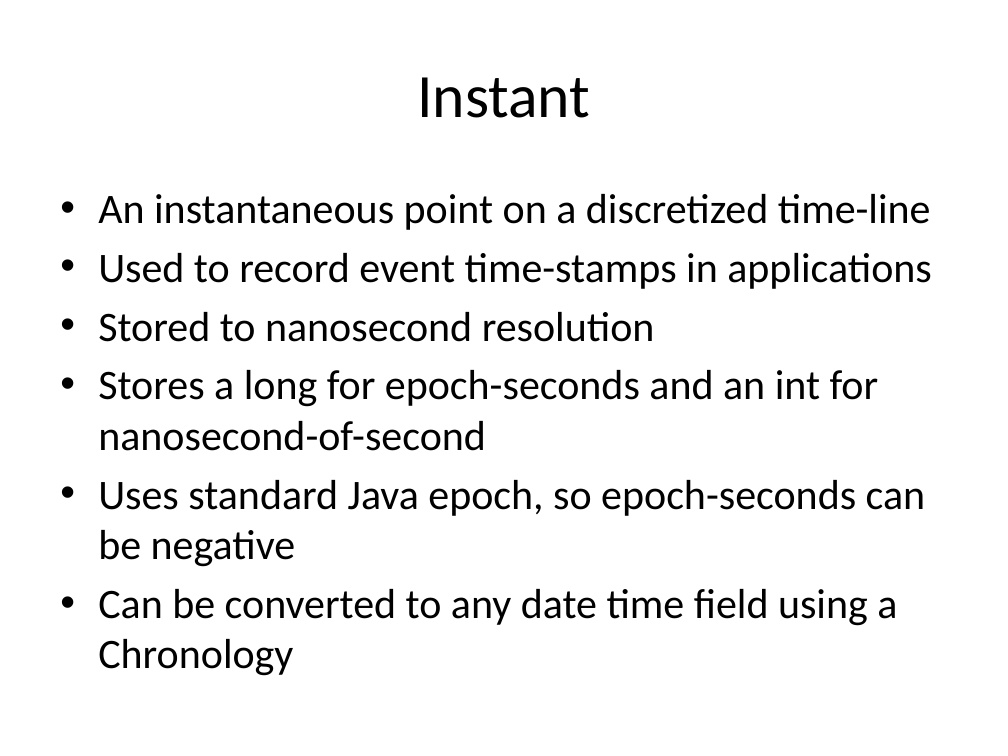
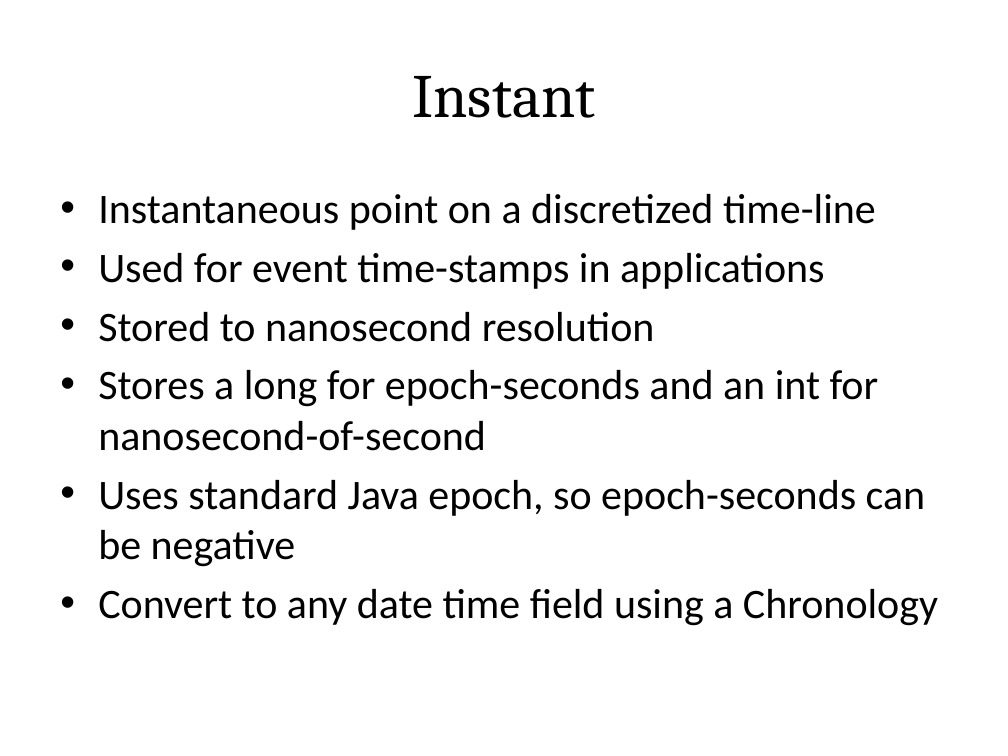
Before and after one commit to sualeh/make-a-date, a slide deck: slide 24 of Java 8 Date and Time API.pptx. Drawn at 1008x756 pixels with LibreOffice and Linux fonts; fonts in the diff are those of the drawing. Boxes give left, top, right and bottom in pixels: in the first picture for what was removed or moved away, otherwise in the second. Text is boxed around its words. In the diff, an @@ line names an element or a change of style, - is before the commit and + after.

```diff
--- a/Java 8 Date and Time API.pptx
+++ b/Java 8 Date and Time API.pptx
@@ title "Instant" at [412, 76, 595, 118]: font Calibri to Cambria @@
@@ text at [98, 194, 876, 289]: text changed @@
-• An instantaneous point on a discretized time-line
-• Used to record event time-stamps in applications
+• Instantaneous point on a discretized time-line
+• Used for event time-stamps in applications
@@ text at [98, 589, 938, 626]: text changed @@
-• Can be converted to any date time field using a Chronology
+• Convert to any date time field using a Chronology
```
Also in this commit, not shown: 42 other slides changed.
